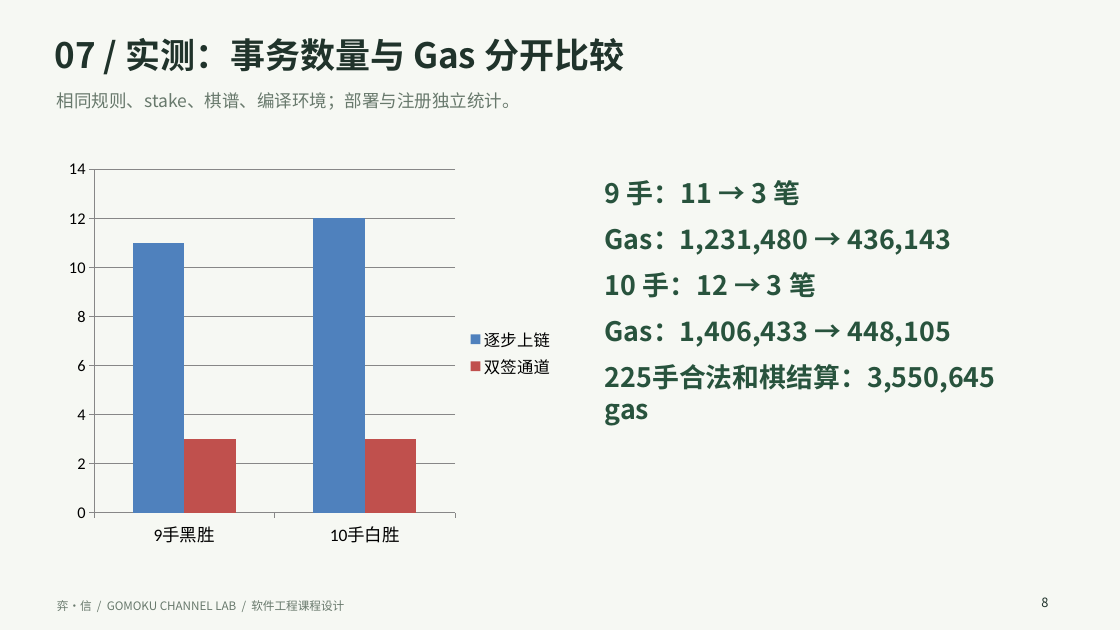
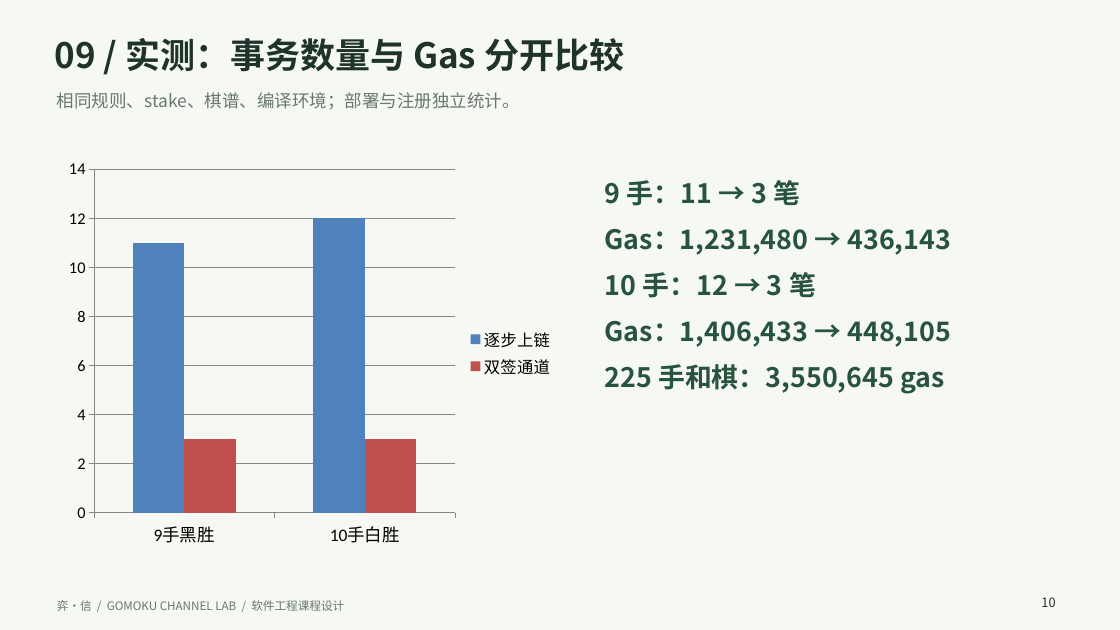
Before and after one commit to haisiiontam/YiXin, a slide deck: slide 10 of reports/弈信-8分钟课程答辩.pptx (slide 8 before the commit). Drawn at 1120x630 pixels with LibreOffice and Linux fonts; fonts in the diff are those of the drawing. Boxes give left, top, right and bottom in pixels: in the first picture for what was removed or moved away, otherwise in the second. Text is boxed around its words. In the diff, an @@ line names an element or a change of style, - is before the commit and + after.

```diff
--- a/reports/弈信-8分钟课程答辩.pptx
+++ b/reports/弈信-8分钟课程答辩.pptx
@@ text at (x1=54, y1=38, x2=624, y2=72): text changed @@
-07 / 实测：事务数量与 Gas 分开比较
+09 / 实测：事务数量与 Gas 分开比较
@@ text at (x1=605, y1=364, x2=945, y2=394): text changed @@
-225手合法和棋结算：3,550,645 gas
+225 手和棋：3,550,645 gas
@@ text at (x1=1041, y1=597, x2=1055, y2=607): text changed @@
-8
+10
```
Also in this commit, not shown: 7 other slides changed, 2 slides added, 3 other files.
